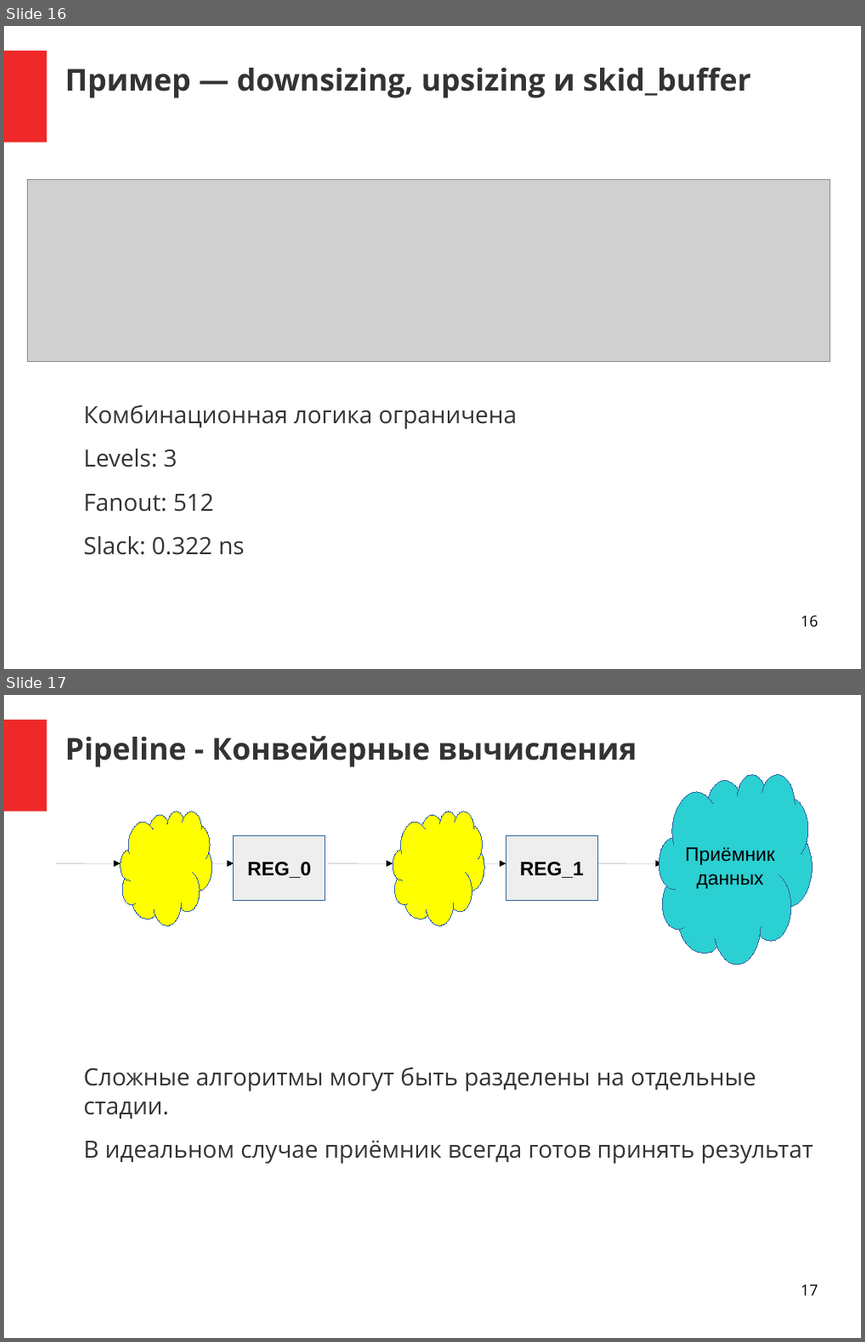
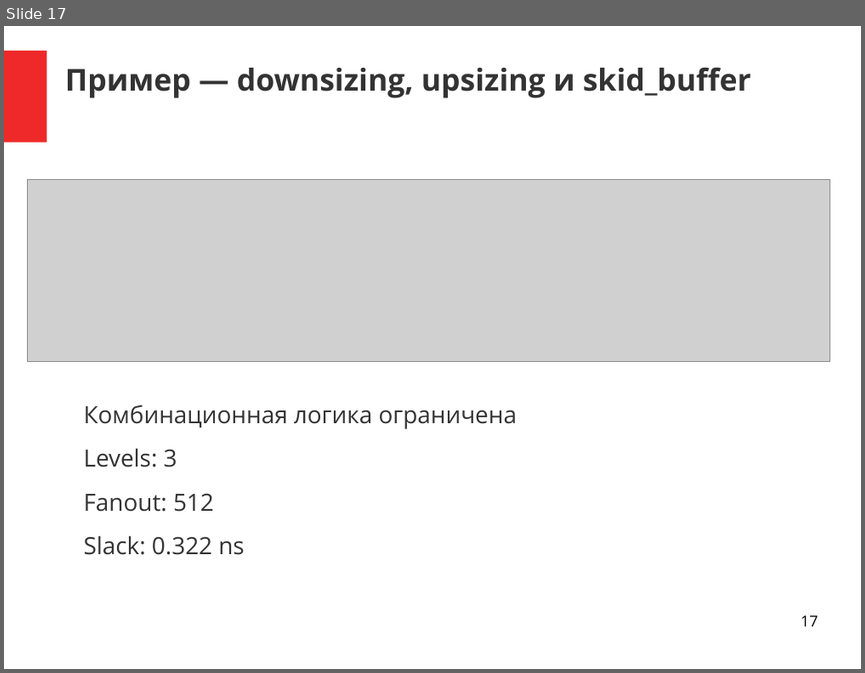
Before and after one commit to DigitalDesignSchool/2021dev, a slide deck: examples/presentation/pr_1.odp. Shown one above the other, each under a label of ours: slides 16 and 17 before the commit, slide 17 after it. The pictures are 865x1342 and 865x673 pixels, drawn with LibreOffice and Linux fonts; fonts in the diff are those of the drawing; grey boxes stand for pictures. Boxes give left, top, right and bottom in pixels: in the first picture for what was removed or moved away, otherwise in the second. Text is boxed around its words. In the diff, an @@ line names an element or a change of style, - is before the commit and + after.

```diff
--- a/examples/presentation/pr_1.odp
+++ b/examples/presentation/pr_1.odp
@@ slide 17 removed at (4,695,861,1338), background #FFFFFF; not listed: 1 template element that a slide beside it also shows @@
@@ title removed at (65,736,636,767) @@
-Pipeline - Конвейерные вычисления
@@ freeform shape removed at (659,774,812,964) @@
-Приёмник
-данных
@@ freeform shape removed at (120,811,212,926) @@
@@ freeform shape removed at (392,811,484,926) @@
@@ rectangle removed at (234,836,325,900) @@
-REG_0
@@ rectangle removed at (506,836,598,900) @@
-REG_1
@@ arrow removed from (56, 863) to (120, 863) @@
@@ arrow removed from (170, 863) to (234, 863) @@
@@ arrow removed from (328, 863) to (392, 863) @@
@@ arrow removed from (442, 863) to (506, 863) @@
@@ arrow removed from (598, 863) to (662, 863) @@
@@ text removed at (84,1066,813,1163) @@
-Сложные алгоритмы могут быть разделены на отдельные стадии.
-В идеальном случае приёмник всегда готов принять результат
@@ page number removed at (800,1284,817,1295) @@
-17
@@ what was slide 16 is now slide 17 @@
@@ page number at (800,615,817,626): text changed @@
-16
+17
```
Also in this commit, not shown: 5 slides changed, 2 slides added, 1 other slide removed, 4 other files.
